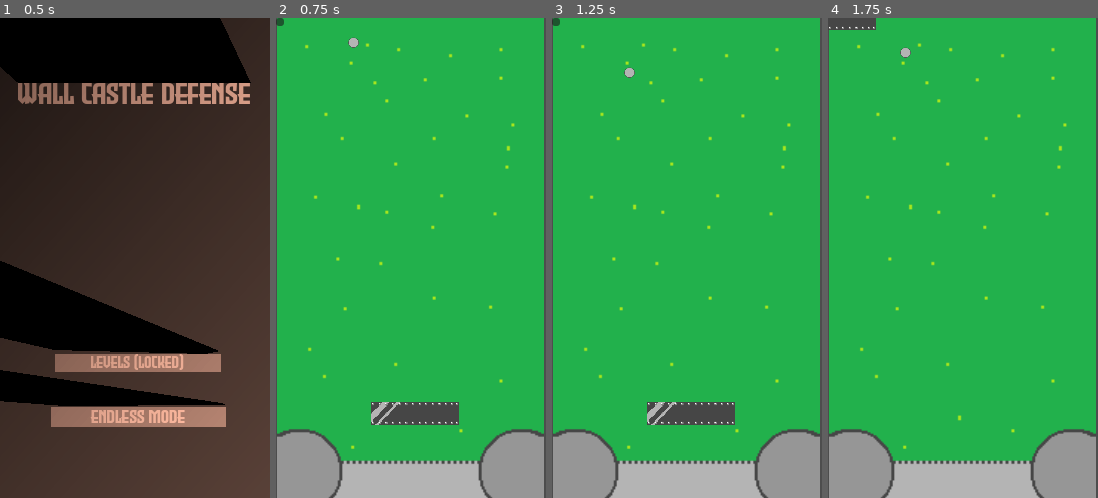
Above: before the commit, frames 1-4 (left to right).
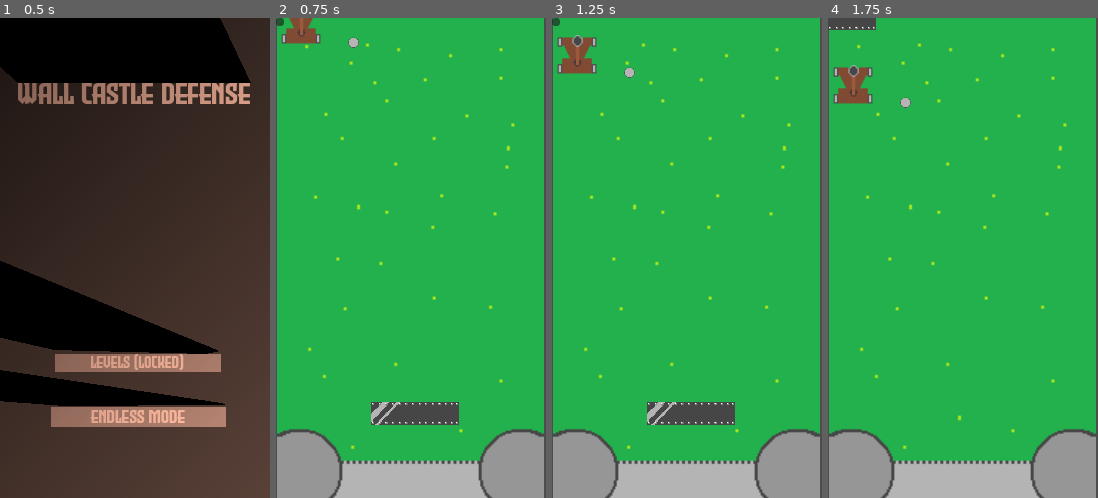
Above: after the commit, the same moments.

Repository: coolgames555/Bouncy
Game: Godot game, scene res://mainmenu.tscn
The game is run twice, just before and just after one commit, with the same random seed, the same clock (stepped at 60 frames per second) and the same inputs.
Inputs (mouse positions are in pixels of both pictures, inside the frame that each line leads up to):
- Up to frame 1 (0.5 s): no input
- Up to frame 2 (0.75 s): click "Endless mode" at 0.5 s
- Up to frame 3 (1.25 s): no input
- Up to frame 4 (1.75 s): click (830, 22) at 1.25 s

Frame 1 is identical in both runs. In frame 2, 0.6% of the frame differs, in the area x 1-17%, y 0-6%; in frame 3, 0.9%; in frame 4, 1.1%, in the area x 1-31%, y 6-19%.

Commit message:
wall

Diff:
--- a/bouncy/ball.gd
+++ b/bouncy/ball.gd
@@ -1,11 +1,15 @@
 extends  Area2D
+@onready var node_2d: Node2D = $".."
 
 var velocity = 1
 var speed = 1
 var tc = 1
-func _on_wall_area_entered(area: Area2D) -> void:
-	if tc >= 10:
+
+func _on_area_entered(area: Area2D) -> void:
+	print("weudfhweoi")
+	if (area.is_in_group("wall") or area.get_parent().is_in_group("wall")) and tc >= 10:
 		velocity = -1
+		tc = 0
 		print("collision!")
 
 
@@ -15,3 +19,4 @@
 	# print(str(position.y))
 	if position.y == 430:
 		print("castlehit!")
+		node_2d.health += -34
--- a/bouncy/ball.tscn
+++ b/bouncy/ball.tscn
@@ -3,19 +3,16 @@
 [ext_resource type="Script" uid="uid://creiyd5m2vtff" path="res://ball.gd" id="1_41u45"]
 [ext_resource type="Texture2D" uid="uid://bhudpbijivtd" path="res://pixil-frame-0(3).png" id="2_ktgx5"]
 
-[sub_resource type="CircleShape2D" id="CircleShape2D_2a6dy"]
-radius = 5.0
+[sub_resource type="CircleShape2D" id="CircleShape2D_j1itr"]
 
 [node name="ball" type="Area2D" unique_id=842314956]
 script = ExtResource("1_41u45")
 
-[node name="Area2D" type="Area2D" parent="." unique_id=1899365981]
-
-[node name="CollisionShape2D" type="CollisionShape2D" parent="Area2D" unique_id=1366567336]
-position = Vector2(-0.5, -1.5)
-shape = SubResource("CircleShape2D_2a6dy")
-
-[node name="Sprite2D" type="Sprite2D" parent="Area2D" unique_id=574517756]
+[node name="Sprite2D" type="Sprite2D" parent="." unique_id=574517756]
 position = Vector2(0.5, -2.5)
 scale = Vector2(0.390625, 0.390625)
 texture = ExtResource("2_ktgx5")
+
+[node name="CollisionShape2D" type="CollisionShape2D" parent="." unique_id=1366567336]
+position = Vector2(-0.5, -1.5)
+shape = SubResource("CircleShape2D_j1itr")
--- /dev/null
+++ b/bouncy/catapult.gd
@@ -0,0 +1,16 @@
+extends  Area2D
+@onready var node_2d: Node2D = $".."
+@onready var wall: Area2D = $"../wall"
+var velocity = 1
+var speed = 1
+var tc = 1
+
+
+
+func _physics_process(delta):
+	position.y += velocity * speed
+	tc += 1
+	# print(str(position.y))
+	if position.y == 430:
+		print("castlehit!")
+		node_2d.health += -100
--- a/bouncy/new.gd
+++ b/bouncy/new.gd
@@ -1,4 +1,5 @@
 extends Button
+
 const WALL_SCENE = preload("res://wall.tscn")
 
 func _ready() -> void:
@@ -7,5 +8,5 @@
 func _on_button_pressed() -> void:
 	var new_wall = WALL_SCENE.instantiate()
 	new_wall.position = Vector2(500, 580)
-	# Add it to the parent node (same level as the button)
+	new_wall.add_to_group("wall")
 	get_parent().add_child(new_wall)
--- a/bouncy/node_2d.gd
+++ b/bouncy/node_2d.gd
@@ -1 +1,9 @@
 extends Node2D
+var health = 100
+func _physics_process(delta):
+	if health <= 0:
+		print("bleh")
+
+
+func _on_body_entered(body: Node2D) -> void:
+	pass # Replace with function body.
--- a/bouncy/node_2d.tscn
+++ b/bouncy/node_2d.tscn
@@ -8,12 +8,17 @@
 [ext_resource type="Texture2D" uid="uid://cf5qsqebspkp3" path="res://pixil-frame-0 (3).png" id="5_kdubu"]
 [ext_resource type="PackedScene" uid="uid://hxn6g2pf0hog" path="res://ball.tscn" id="5_rj586"]
 [ext_resource type="PackedScene" uid="uid://m1n765o8xhrk" path="res://wall.tscn" id="8_rj586"]
+[ext_resource type="Script" uid="uid://q1pq3u1603vi" path="res://catapult.gd" id="9_ir8iy"]
+[ext_resource type="Texture2D" uid="uid://fw3bkgbphd20" path="res://pixil-frame-0.png" id="10_hqns4"]
 
 [sub_resource type="RectangleShape2D" id="RectangleShape2D_ilxo7"]
 size = Vector2(88.999985, 23.5)
 
 [sub_resource type="RectangleShape2D" id="RectangleShape2D_2a6dy"]
 size = Vector2(5, 10)
+
+[sub_resource type="RectangleShape2D" id="RectangleShape2D_uj8ga"]
+size = Vector2(40, 42)
 
 [node name="Node2D" type="Node2D" unique_id=1223841040]
 script = ExtResource("1_d21ai")
@@ -23,7 +28,7 @@
 scale = Vector2(1.4833333, 1.50625)
 texture = ExtResource("1_wtcfe")
 
-[node name="Metal wall" type="Area2D" parent="." unique_id=1046852628]
+[node name="Metal wall" type="Area2D" parent="." unique_id=1046852628 groups=["wall"]]
 script = ExtResource("2_epypp")
 
 [node name="Sprite2D" type="Sprite2D" parent="Metal wall" unique_id=125285461]
@@ -54,6 +59,24 @@
 offset_bottom = 8.0
 script = ExtResource("4_0hol4")
 
-[node name="wall" parent="." unique_id=152226328 groups=["walls"] instance=ExtResource("8_rj586")]
+[node name="wall" parent="." unique_id=152226328 groups=["wall"] instance=ExtResource("8_rj586")]
 
+[node name="catapult" type="Area2D" parent="." unique_id=1240124901]
+position = Vector2(12, 0)
+script = ExtResource("9_ir8iy")
+
+[node name="Sprite2D" type="Sprite2D" parent="catapult" unique_id=1565782342]
+position = Vector2(13, -4)
+scale = Vector2(1.14, 1.16)
+texture = ExtResource("10_hqns4")
+
+[node name="CollisionShape2D" type="CollisionShape2D" parent="catapult" unique_id=1752328797]
+position = Vector2(13, -5)
+shape = SubResource("RectangleShape2D_uj8ga")
+
+[connection signal="area_entered" from="ball" to="." method="_on_area_entered"]
+[connection signal="area_entered" from="ball" to="ball" method="_on_area_entered"]
+[connection signal="body_entered" from="ball" to="ball" method="_on_body_entered"]
+[connection signal="area_entered" from="wall" to="." method="_on_wall_area_entered"]
 [connection signal="area_entered" from="wall" to="ball" method="_on_wall_area_entered"]
+[connection signal="area_entered" from="catapult" to="catapult" method="_on_area_entered"]
--- a/bouncy/project.godot
+++ b/bouncy/project.godot
@@ -22,6 +22,10 @@
 window/stretch/mode="canvas_items"
 window/stretch/aspect="expand"
 
+[global_group]
+
+wall=""
+
 [physics]
 
 3d/physics_engine="Jolt Physics"
Not shown, added: bouncy/catapult.gd.uid
